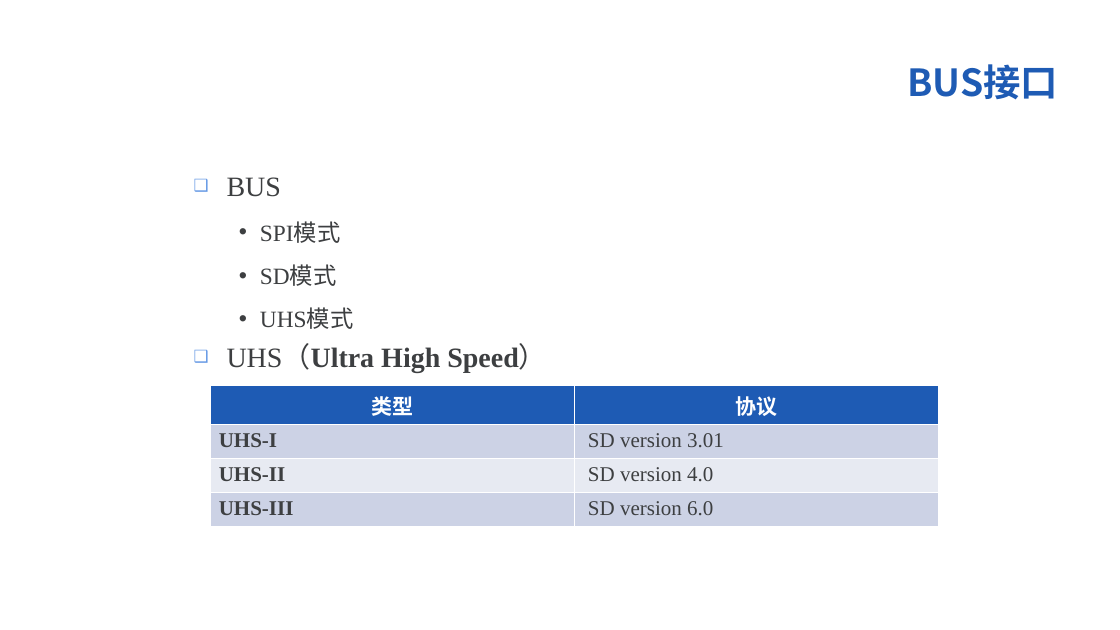
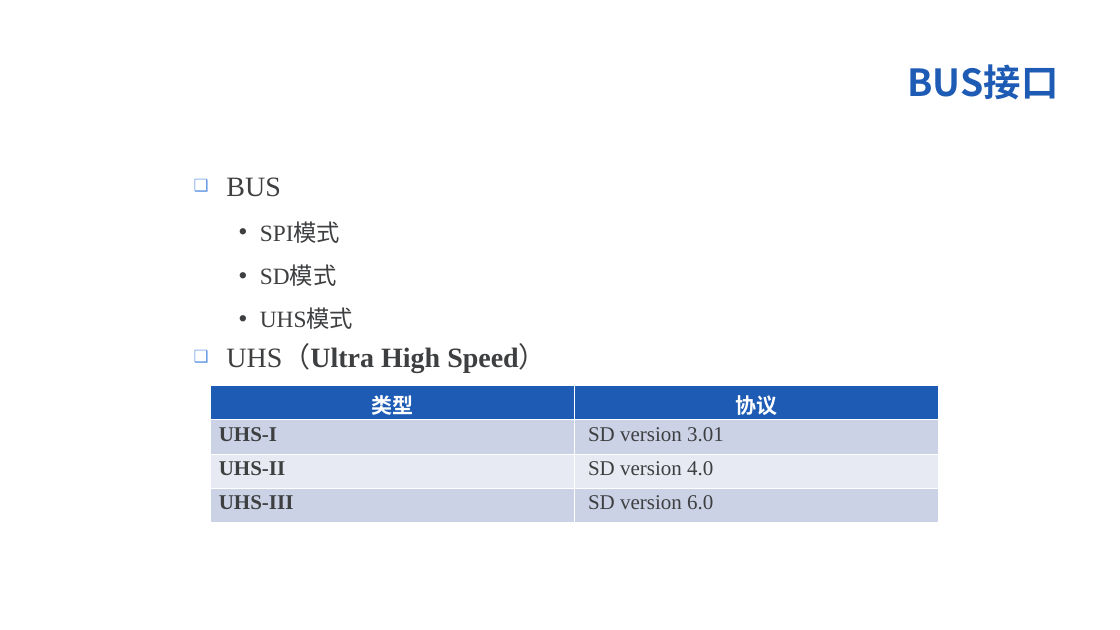
Before and after one commit to Winddoing/embedded_linux_notes, a slide deck: slide 5 of device_driver/mmc/doc/mmc.ppt. Drawn at 1120x630 pixels with LibreOffice and Linux fonts; fonts in the diff are those of the drawing; background and template pictures are left out. Boxes give left, top, right and bottom in pixels: in the first picture for what was removed or moved away, otherwise in the second. Text is boxed around its words. In the diff, an @@ line names an element or a change of style, - is before the commit and + after.

```diff
--- a/device_driver/mmc/doc/mmc.ppt
+++ b/device_driver/mmc/doc/mmc.ppt
@@ table at [211, 385, 938, 521] @@
@@ line spacing 1 to 0.97 @@
@@ line spacing 1 to 0.93 @@
@@ borders changed @@
```
Also in this commit, not shown: 7 other slides changed, 3 slides added, 1 slide removed, 5 other files.
